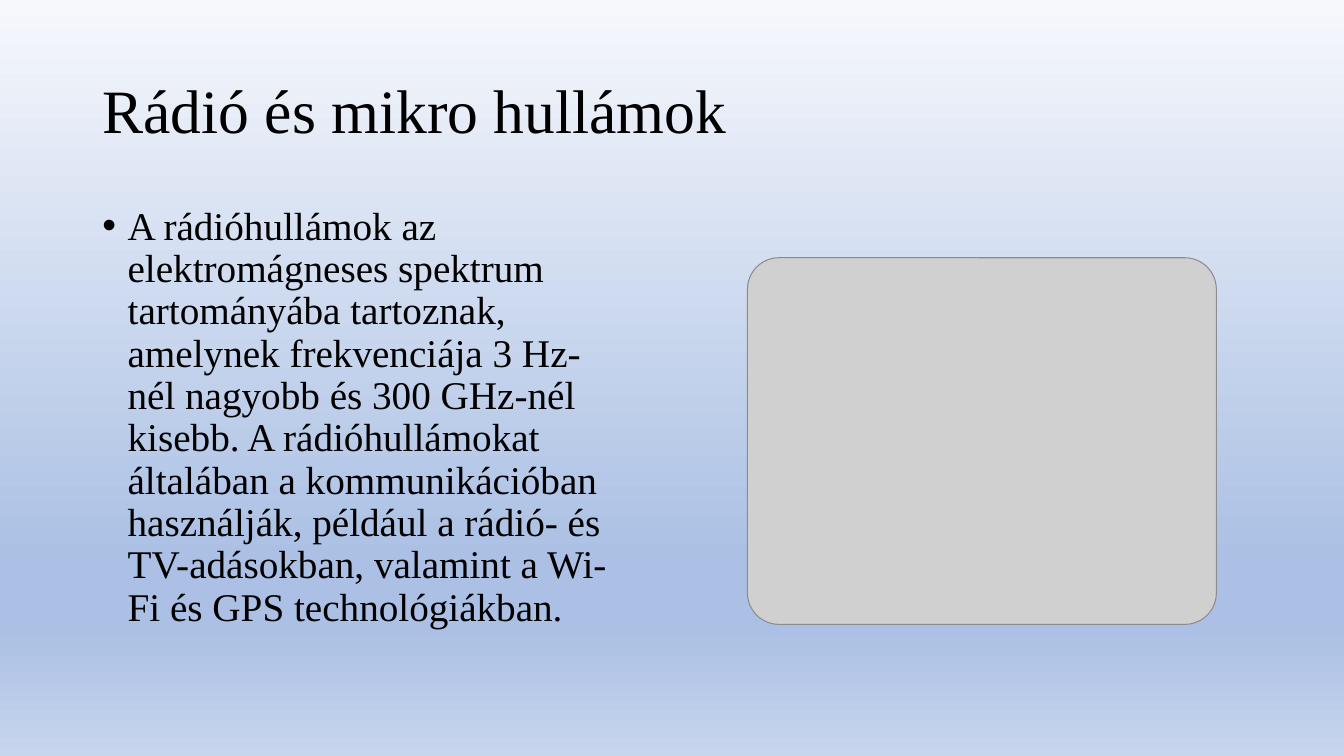
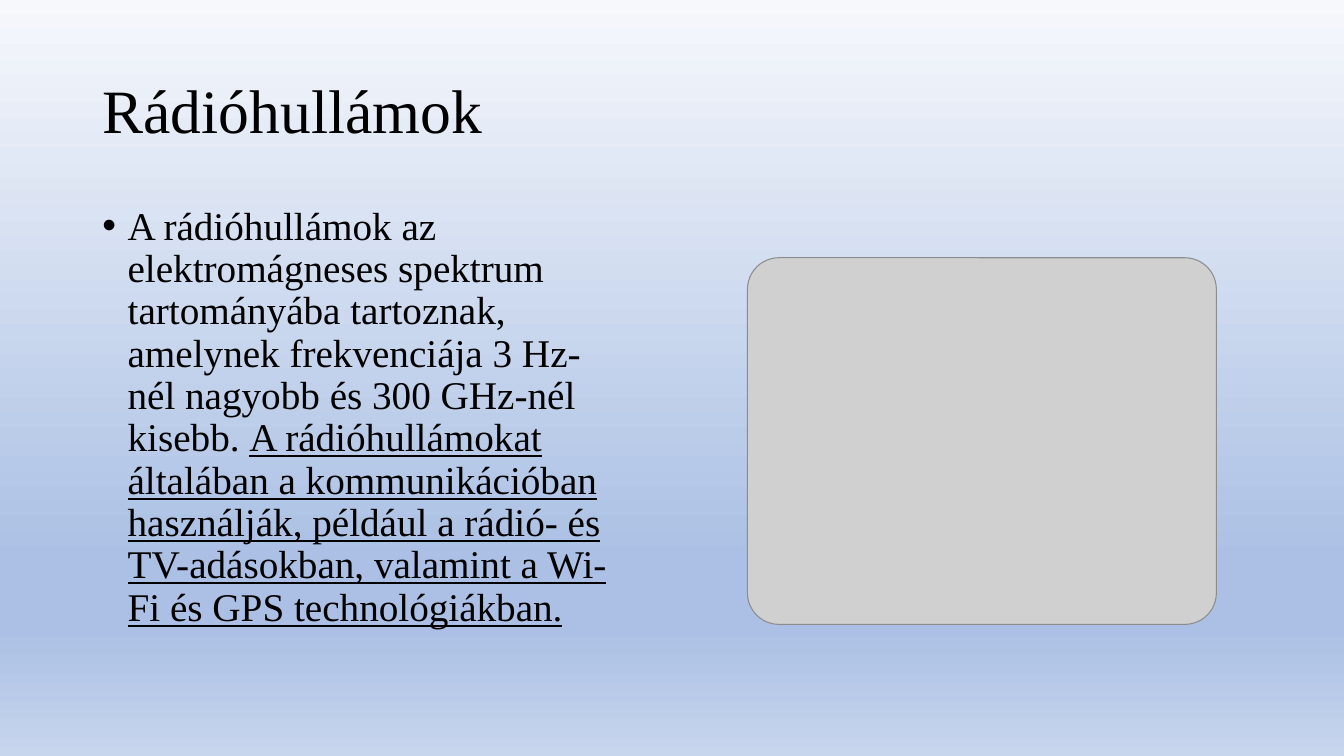
Before and after one commit to tib1222/elek, a slide deck: slide 2 of Elektromágneses hullámok.pptx. Drawn at 1344x756 pixels with LibreOffice and Linux fonts; fonts in the diff are those of the drawing; grey boxes stand for pictures. Boxes give left, top, right and bottom in pixels: in the first picture for what was removed or moved away, otherwise in the second. Text is boxed around its words. In the diff, an @@ line names an element or a change of style, - is before the commit and + after.

```diff
--- a/Elektromágneses hullámok.pptx
+++ b/Elektromágneses hullámok.pptx
@@ title at [102, 90, 481, 134]: text changed @@
-Rádió és mikro hullámok
+Rádióhullámok
@@ text "A rádióhullámok az elektromágneses spektrum ..." at [128, 212, 606, 628]: underline on in "A rádióhullámokat általában a kommunikációban használják, pé ..." @@
```
Also in this commit, not shown: 3 other slides changed, 5 slides added.
